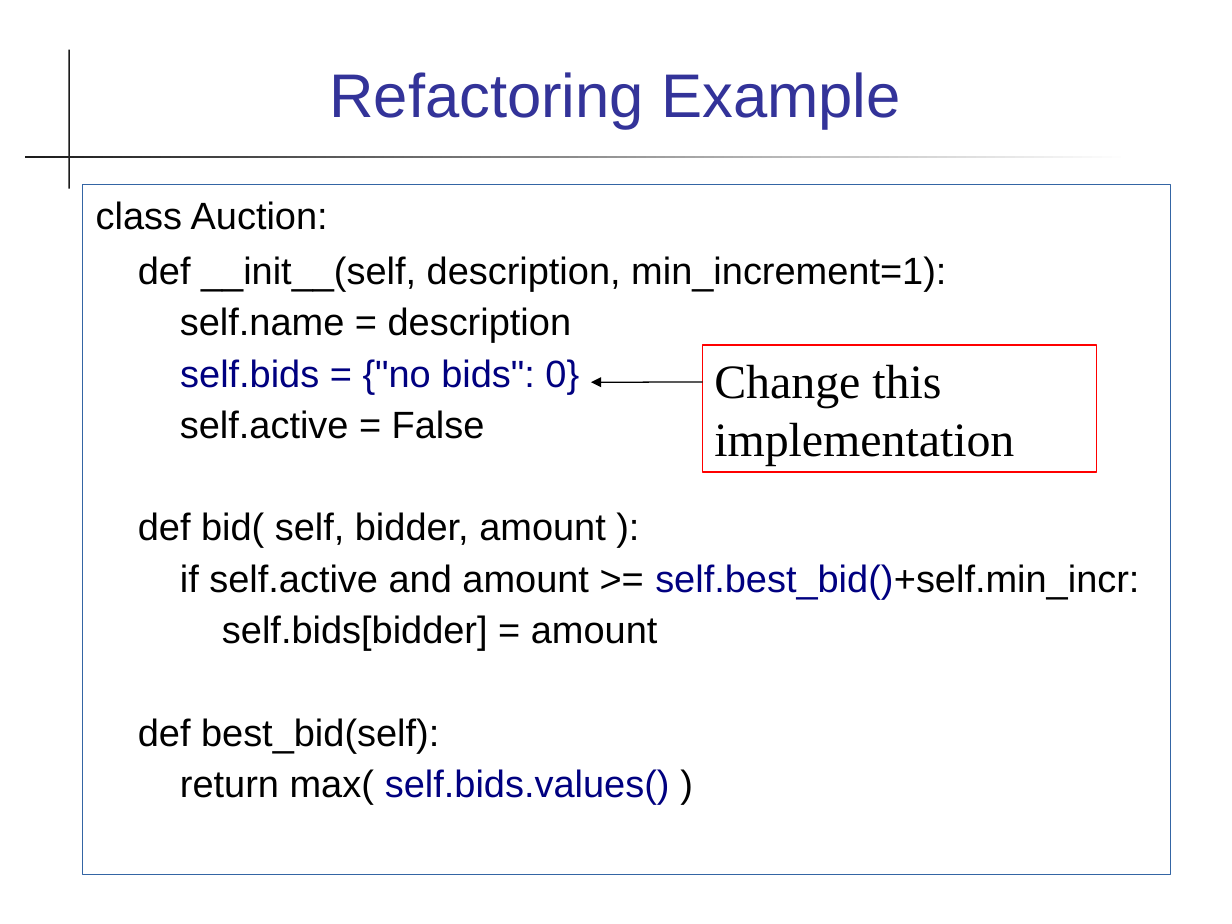
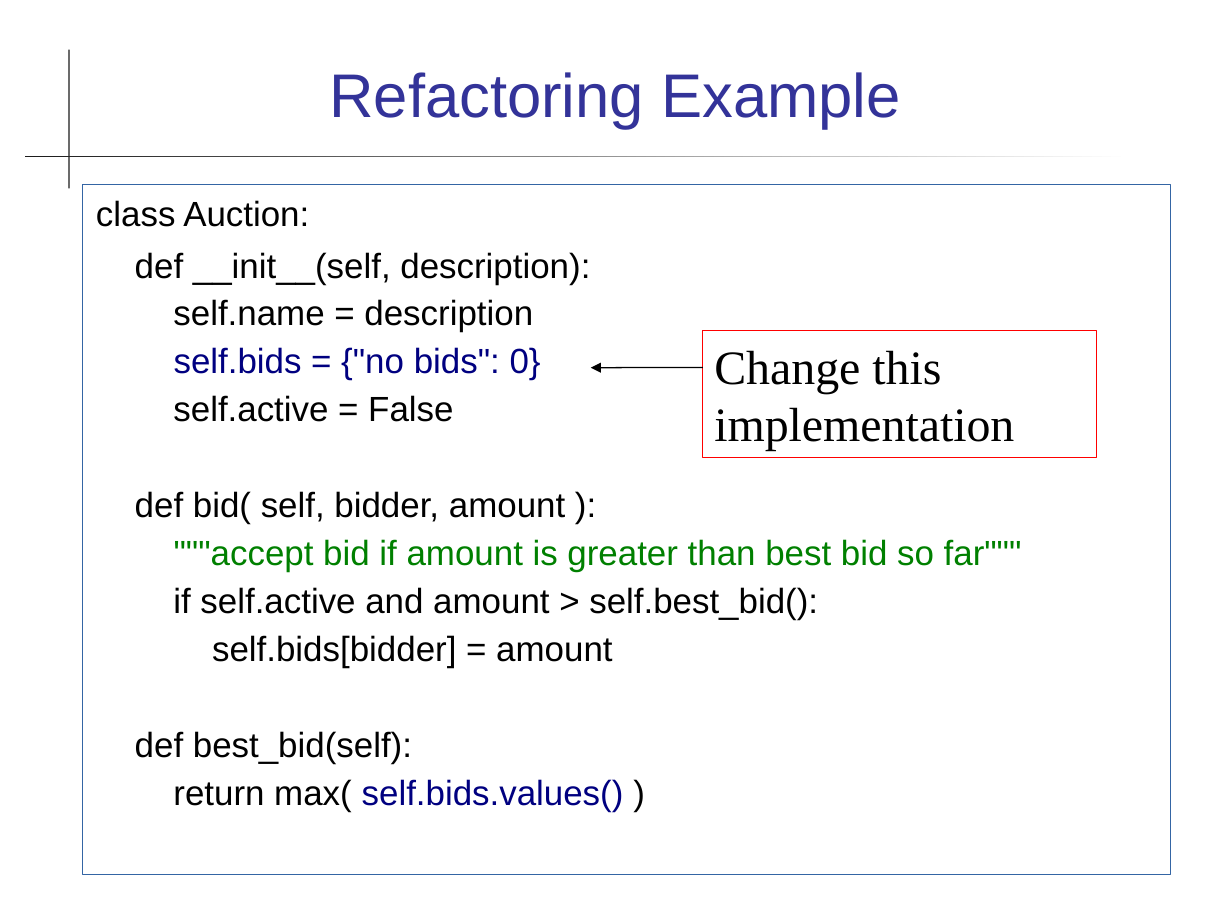
Before and after one commit to cpske/ISP, a slide deck: slide 4 of refactoring/Refactoring.ppt (slide 3 before the commit). Drawn at 1232x924 pixels with LibreOffice and Linux fonts; fonts in the diff are those of the drawing. Boxes give left, top, right and bottom in pixels: in the first picture for what was removed or moved away, otherwise in the second. Text is boxed around its words. In the diff, an @@ line names an element or a change of style, - is before the commit and + after.

```diff
--- a/refactoring/Refactoring.ppt
+++ b/refactoring/Refactoring.ppt
@@ text at <box>96,200,624,812</box>: size 22.2 to 20.4 pt in "class Auction:", "self.name = description", "self.bids = {"no bids": 0}", "self.active = False" and 4 more places @@
@@ text at <box>135,252,590,285</box>: text changed; size 22.2 to 20.4 pt @@
-def __init__(self, description, min_increment=1):
+def __init__(self, description):
@@ rectangle "Change this implementation": place and size @@
-rectangle "Change this implementation" at <box>702,345,1096,472</box>
+rectangle "Change this implementation" at <box>702,330,1096,457</box>
@@ arrow moved from (702, 382) - (591, 382) to (702, 367) - (591, 367) @@
@@ text at <box>173,539,1022,620</box>: text changed; size 22.2 to 20.4 pt; text colour #000000 to #008000 @@
-if self.active and amount >= self.best_bid()+self.min_incr:
+"""accept bid if amount is greater than best bid so far"""
+if self.active and amount > self.best_bid():
```
Also in this commit, not shown: 14 other slides changed, 2 slides added, 1 slide removed, 2 other files.
